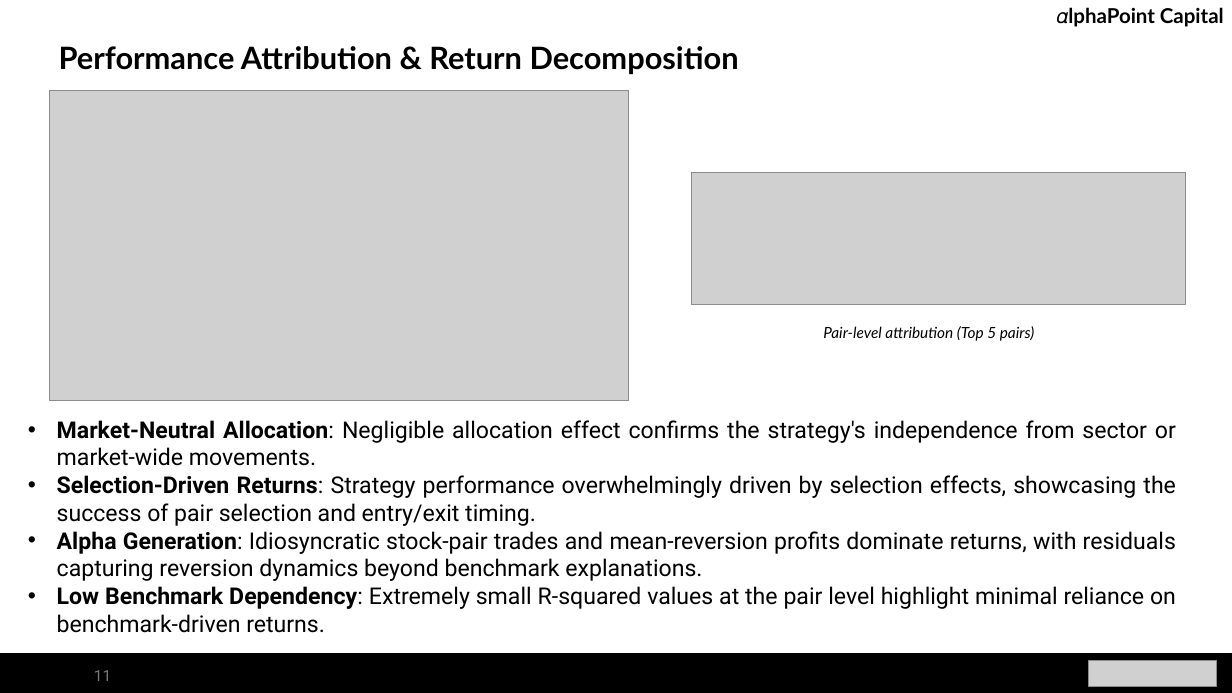
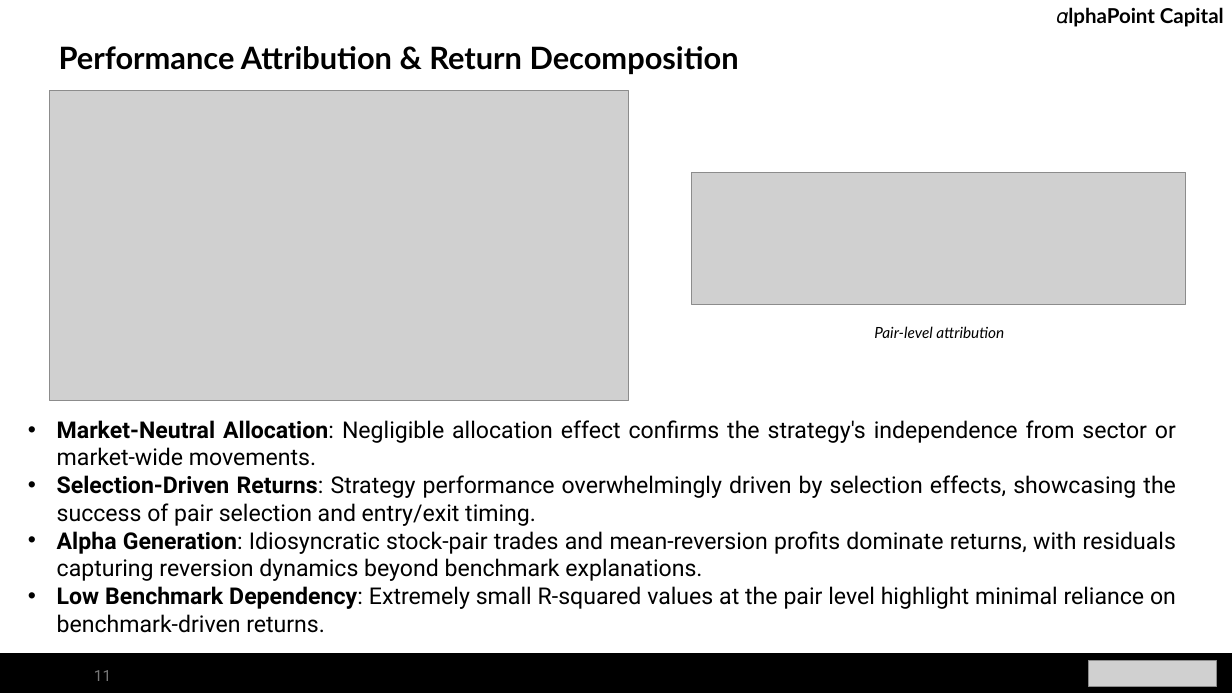
Before and after one commit to nicklewis-16/applied_algo_final, a slide deck: slide 11 of project_presentation final.pptx. Drawn at 1232x693 pixels with LibreOffice and Linux fonts; fonts in the diff are those of the drawing; grey boxes stand for pictures. Boxes give left, top, right and bottom in pixels: in the first picture for what was removed or moved away, otherwise in the second. Text is boxed around its words. In the diff, an @@ line names an element or a change of style, - is before the commit and + after.

```diff
--- a/project_presentation final.pptx
+++ b/project_presentation final.pptx
@@ text at (x1=874, y1=326, x2=1004, y2=338): text changed @@
-Pair-level attribution (Top 5 pairs)
+Pair-level attribution
```
Also in this commit, not shown: 3 other files.
